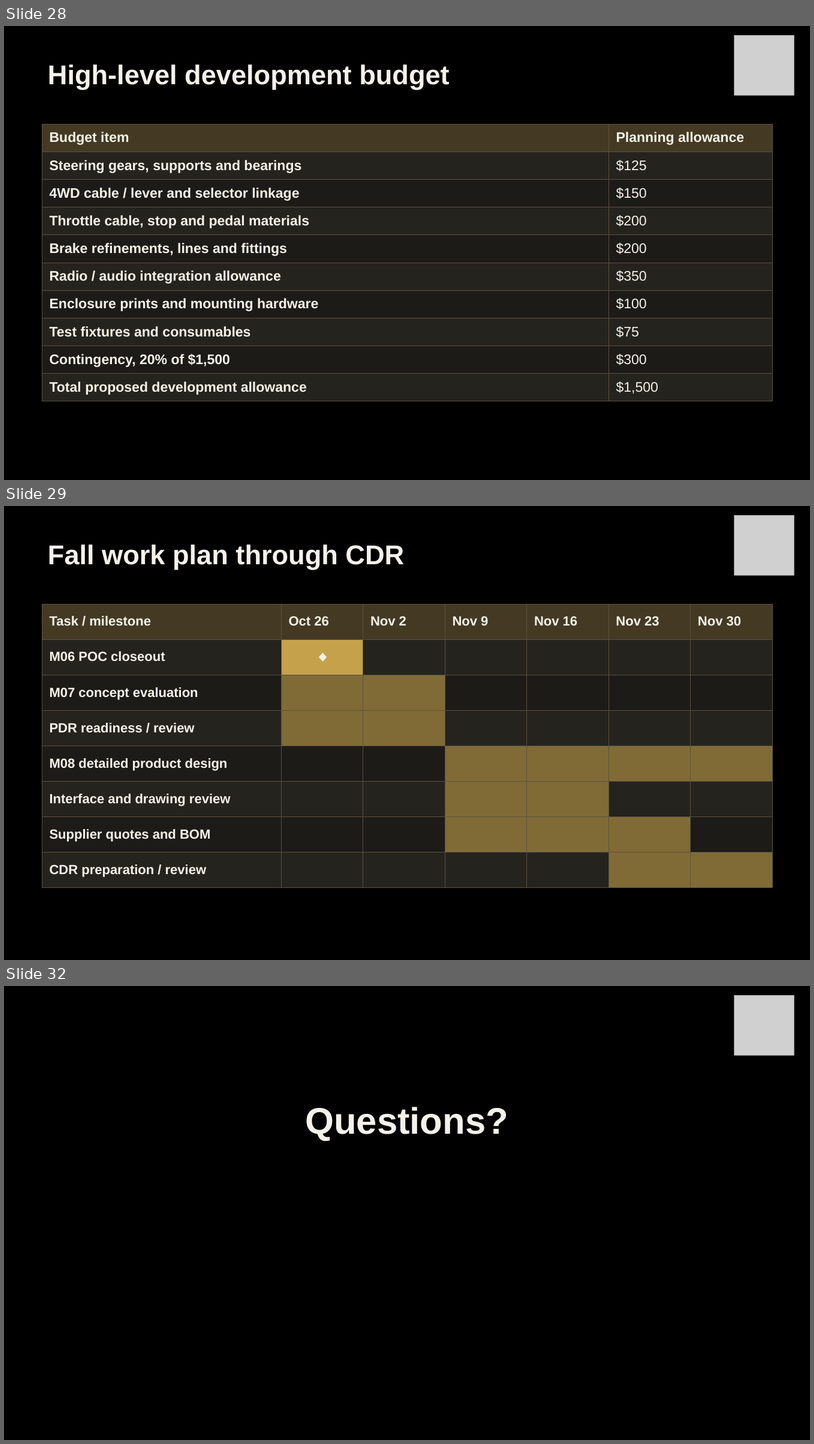
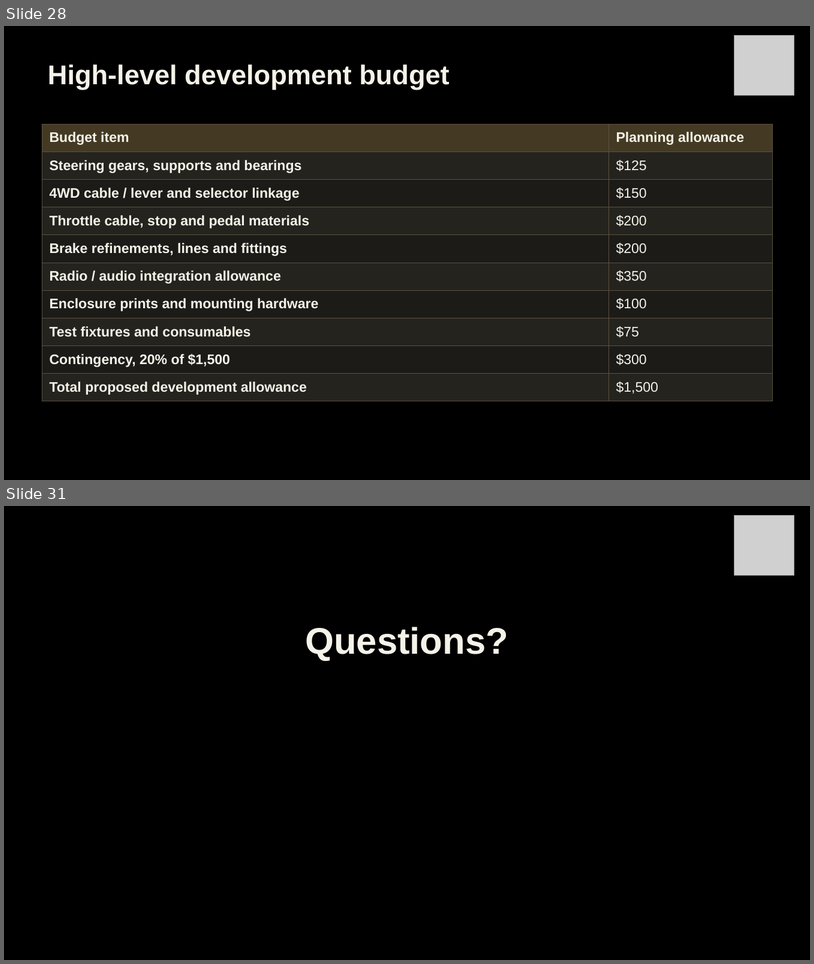
Before and after one commit to Polowater123/Aggie-Baja-Controls-The-A.B.C.-, a slide deck: PDR Draft.pptx. Shown one above the other, each under a label of ours: slides 28, 29 and 32 before the commit, slides 28 and 31 after it; the slides between them are not shown. The pictures are 814x1444 and 814x964 pixels, drawn with LibreOffice and Linux fonts; fonts in the diff are those of the drawing; grey boxes stand for pictures. Boxes give left, top, right and bottom in pixels: in the first picture for what was removed or moved away, otherwise in the second. Text is boxed around its words. In the diff, an @@ line names an element or a change of style, - is before the commit and + after.

```diff
--- a/PDR Draft.pptx
+++ b/PDR Draft.pptx
@@ slide 29 removed at bbox=[4, 506, 810, 960], background #000000 @@
@@ picture removed at bbox=[735, 516, 795, 576] @@
@@ text removed at bbox=[48, 544, 404, 569] @@
-Fall work plan through CDR
@@ table removed at bbox=[42, 603, 771, 887], 8 rows, 7 columns @@
-Task / milestone | Oct 26 | Nov 2 | Nov 9 | Nov 16 | Nov 23 | Nov 30
-M06 POC closeout | ◆ |  |  |  |  | 
-M07 concept evaluation |  |  |  |  |  | 
-PDR readiness / review |  |  |  |  |  | 
-M08 detailed product design |  |  |  |  |  | 
-Interface and drawing review |  |  |  |  |  | 
-Supplier quotes and BOM |  |  |  |  |  | 
-CDR preparation / review |  |  |  |  |  | 
@@ what was slide 32 is now slide 31 @@
```
Also in this commit, not shown: 7 slides changed, 2 slides added, 2 other slides removed.
